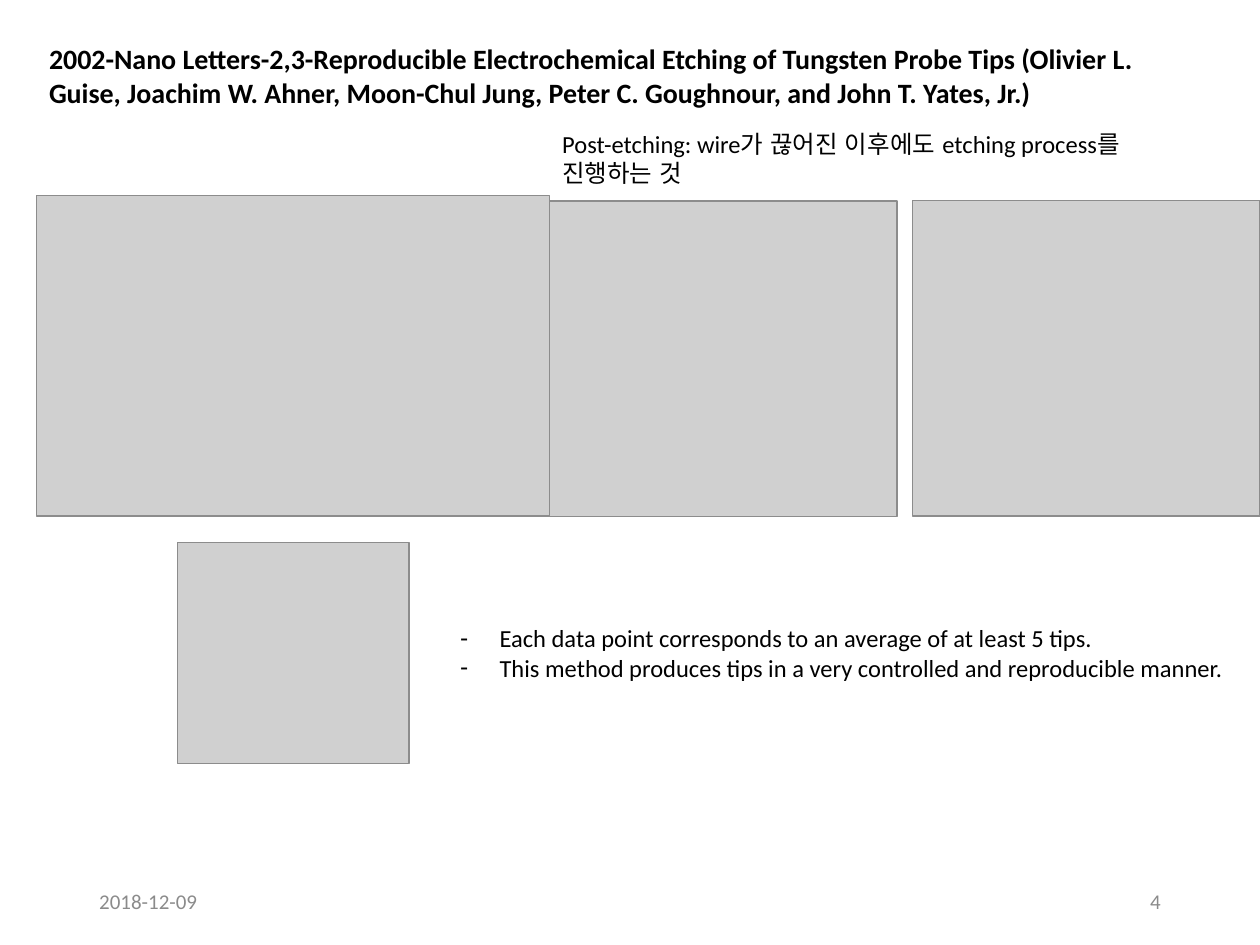
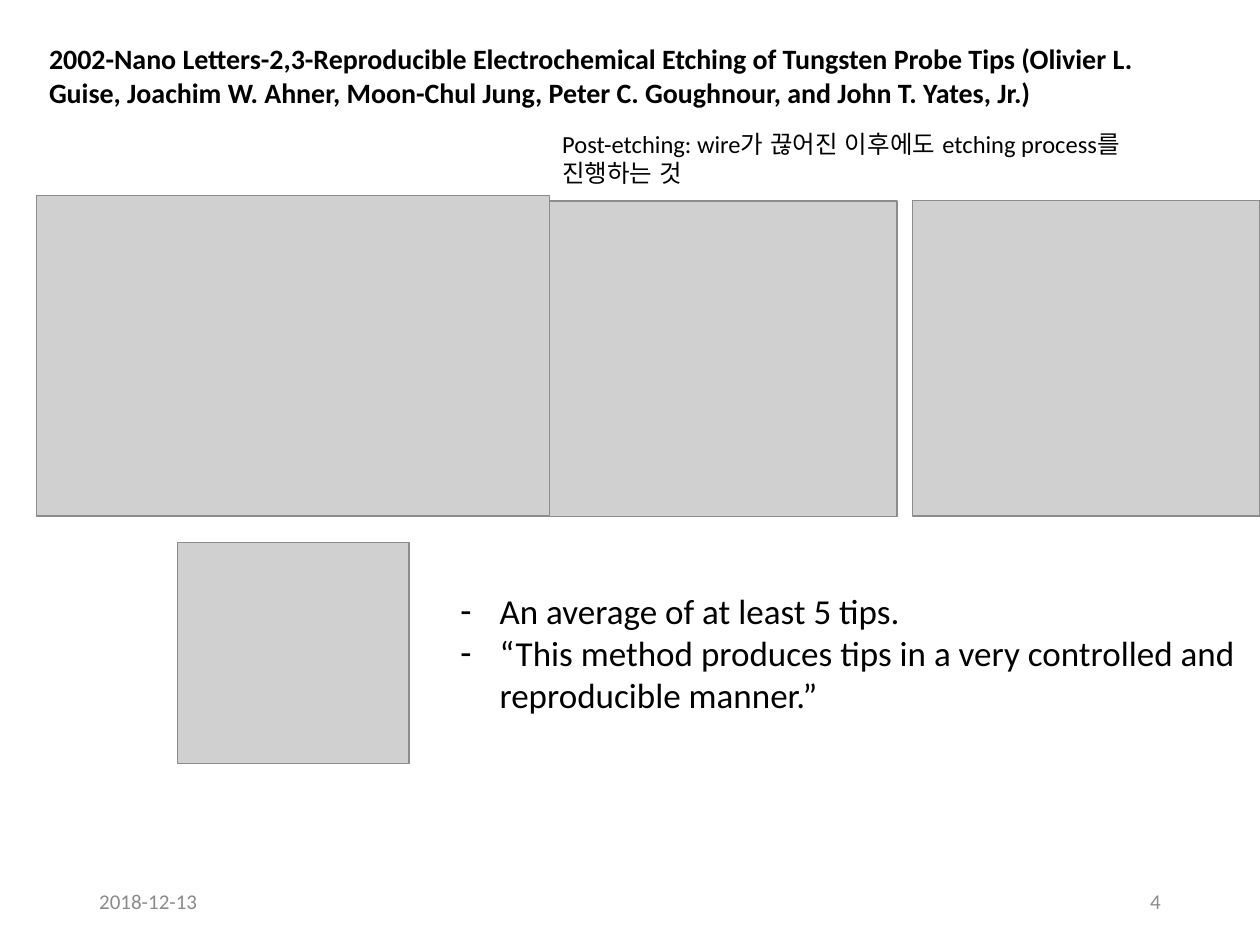
Before and after one commit to jglee96/NBTP_Lab, a slide deck: slide 4 of 랩미팅/201812/1812 W Tip 논문 정리 (Jong).pptx. Drawn at 1260x945 pixels with LibreOffice and Linux fonts; fonts in the diff are those of the drawing; grey boxes stand for pictures. Boxes give left, top, right and bottom in pixels: in the first picture for what was removed or moved away, otherwise in the second. Text is boxed around its words. In the diff, an @@ line names an element or a change of style, - is before the commit and + after.

```diff
--- a/랩미팅/201812/1812 W Tip 논문 정리 (Jong).pptx
+++ b/랩미팅/201812/1812 W Tip 논문 정리 (Jong).pptx
@@ text at box(500, 599, 1235, 714): text changed; size 14 to 20 pt @@
-– Each data point corresponds to an average of at least 5 tips.
-– This method produces tips in a very controlled and reproducible manner.
+– An average of at least 5 tips.
+– “This method produces tips in a very controlled and reproducible manner.”
@@ text at box(99, 895, 197, 909): text changed @@
-2018-12-09
+2018-12-13
```
Also in this commit, not shown: 5 other slides changed, 1 slide added, 3 other files.
